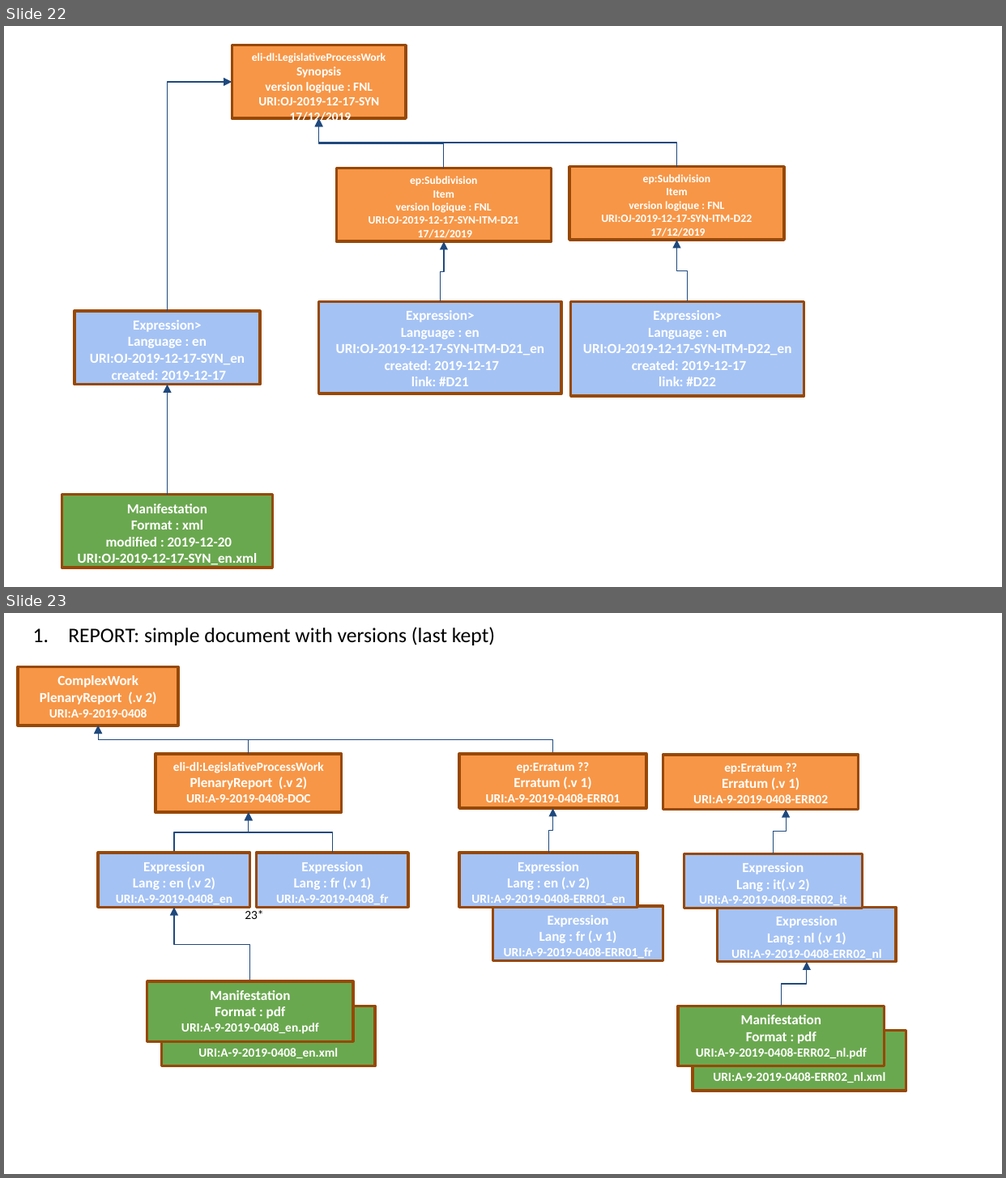
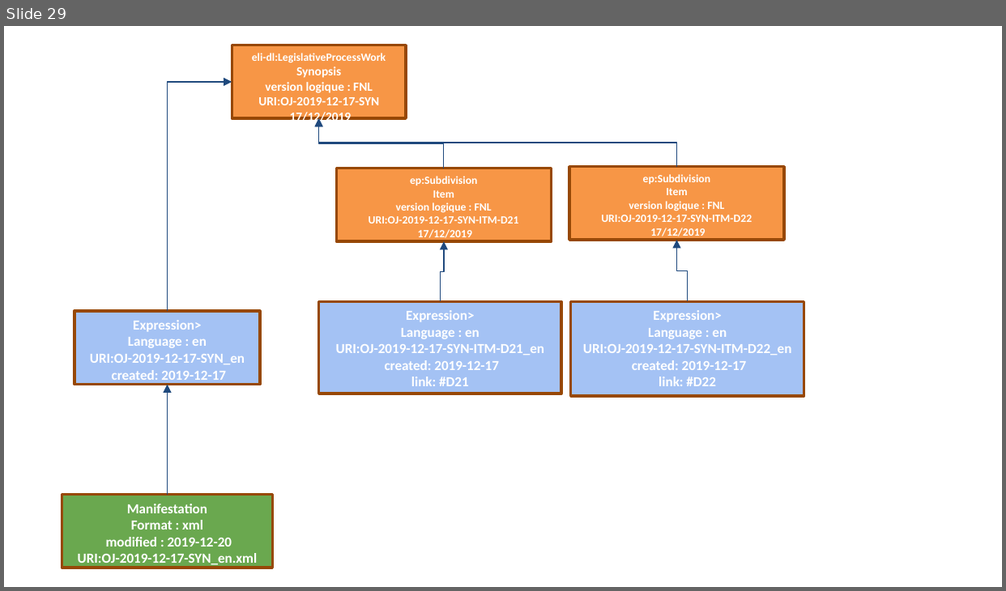
Before and after one commit to sparna-git/ep-graph-poc, a slide deck: 06-Dataset6_eli-dl-ap-ep/02-Specifications/eli-dl-ap-ep/eli-dl-ap-ep-diagrams-spreadsheet/eli-dl-ap-ep-diagrams.pptx. Shown one above the other, each under a label of ours: slides 22 and 23 before the commit, slide 29 after it. The pictures are 1006x1178 and 1006x591 pixels, drawn with LibreOffice and Linux fonts; fonts in the diff are those of the drawing. Boxes give left, top, right and bottom in pixels: in the first picture for what was removed or moved away, otherwise in the second. Text is boxed around its words. In the diff, an @@ line names an element or a change of style, - is before the commit and + after.

```diff
--- a/06-Dataset6_eli-dl-ap-ep/02-Specifications/eli-dl-ap-ep/eli-dl-ap-ep-diagrams-spreadsheet/eli-dl-ap-ep-diagrams.pptx
+++ b/06-Dataset6_eli-dl-ap-ep/02-Specifications/eli-dl-ap-ep/eli-dl-ap-ep-diagrams-spreadsheet/eli-dl-ap-ep-diagrams.pptx
@@ slide 23 removed at box(4, 613, 1002, 1174), background #FFFFFF @@
@@ title removed at box(68, 627, 495, 645) @@
-1. REPORT: simple document with versions (last kept)
@@ rectangle removed at box(18, 667, 179, 726) @@
-ComplexWork
-PlenaryReport (.v 2)
-URI:A-9-2019-0408
@@ elbow arrow removed from (249, 754) to (98, 726) @@
@@ elbow arrow removed from (553, 754) to (98, 726) @@
@@ rectangle removed at box(155, 754, 341, 812) @@
-eli-dl:LegislativeProcessWork
-PlenaryReport (.v 2)
-URI:A-9-2019-0408-DOC
@@ rectangle removed at box(459, 754, 646, 808) @@
-ep:Erratum ??
-Erratum (.v 1)
-URI:A-9-2019-0408-ERR01
@@ rectangle removed at box(663, 755, 859, 810) @@
-ep:Erratum ??
-Erratum (.v 1)
-URI:A-9-2019-0408-ERR02
@@ elbow arrow removed from (173, 853) to (249, 812) @@
@@ elbow arrow removed from (332, 853) to (249, 812) @@
@@ elbow arrow removed from (549, 853) to (553, 808) @@
@@ elbow arrow removed from (774, 854) to (786, 810) @@
@@ rectangle removed at box(98, 853, 249, 907) @@
-Expression
-Lang : en (.v 2)
-URI:A-9-2019-0408_en
-_en
@@ rectangle removed at box(257, 853, 408, 907) @@
-Expression
-Lang : fr (.v 1)
-URI:A-9-2019-0408_fr
-_en
@@ rectangle removed at box(459, 853, 637, 907) @@
-Expression
-Lang : en (.v 2)
-URI:A-9-2019-0408-ERR01_en
@@ rectangle removed at box(684, 854, 863, 909) @@
-Expression
-Lang : it(.v 2)
-URI:A-9-2019-0408-ERR02_it
@@ elbow arrow removed from (250, 982) to (173, 907) @@
@@ text removed at box(245, 910, 263, 919) @@
-23*
@@ rectangle removed at box(493, 906, 663, 961) @@
-Expression
-Lang : fr (.v 1)
-URI:A-9-2019-0408-ERR01_fr
-_en
@@ rectangle removed at box(718, 907, 896, 962) @@
-Expression
-Lang : nl (.v 1)
-URI:A-9-2019-0408-ERR02_nl
-_en
@@ elbow arrow removed from (782, 1006) to (807, 962) @@
@@ rectangle removed at box(147, 982, 352, 1041) @@
-Manifestation
-Format : pdf
-URI:A-9-2019-0408_en.pdf
@@ rectangle removed at box(162, 1006, 375, 1066) @@
-Manifestation
-Format : xml
-URI:A-9-2019-0408_en.xml
@@ rectangle removed at box(678, 1006, 883, 1066) @@
-Manifestation
-Format : pdf
-URI:A-9-2019-0408-ERR02_nl.pdf
@@ rectangle removed at box(692, 1031, 906, 1091) @@
-Manifestation
-Format : xml
-URI:A-9-2019-0408-ERR02_nl.xml
@@ what was slide 22 is now slide 29 @@
```
Also in this commit, not shown: 4 slides changed, 7 slides added, 15 other files.
